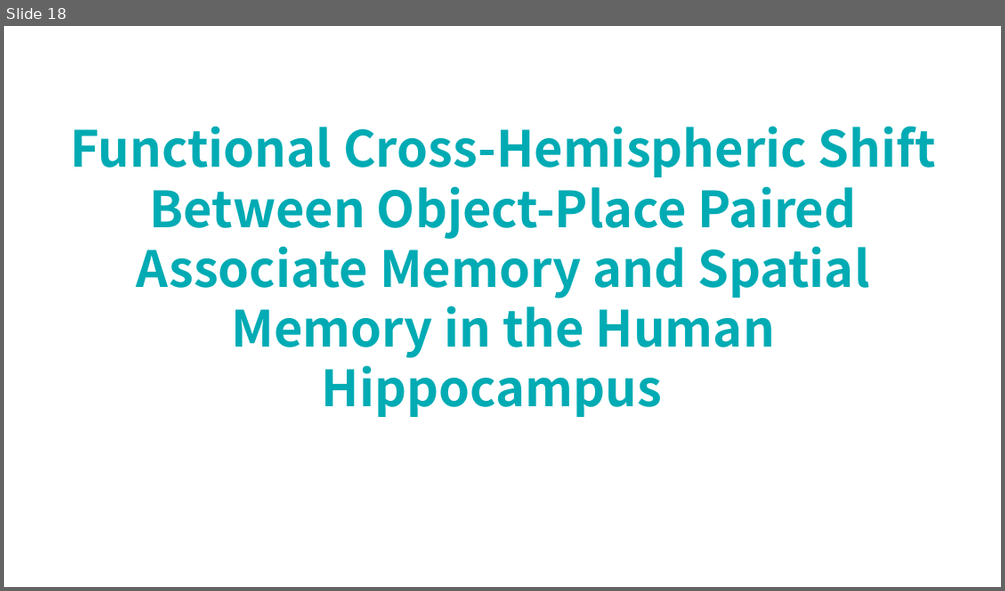
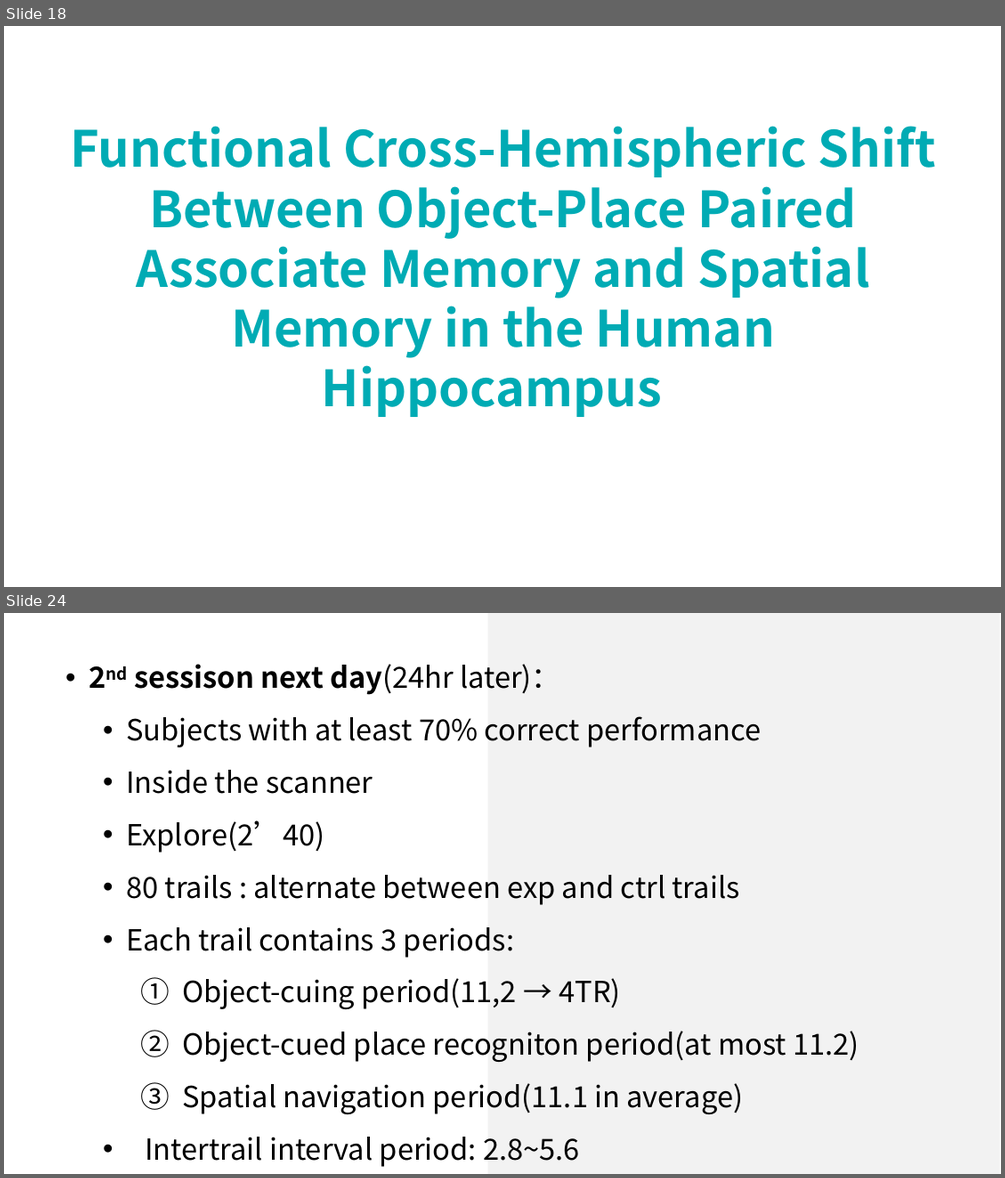
Before and after one commit to lsyoath/sheepy, a slide deck: Event/Lateralization.pptx. Shown one above the other, each under a label of ours: slide 18 before the commit, slides 18 and 24 after it; the slides between them are not shown. The pictures are 1005x591 and 1005x1178 pixels, drawn with LibreOffice and Linux fonts; fonts in the diff are those of the drawing. Boxes give left, top, right and bottom in pixels: in the first picture for what was removed or moved away, otherwise in the second. Text is boxed around its words. In the diff, an @@ line names an element or a change of style, - is before the commit and + after.

```diff
--- a/Event/Lateralization.pptx
+++ b/Event/Lateralization.pptx
@@ slide 24 added at box(4, 613, 1001, 1174), background #FFFFFF @@
@@ rectangle added at box(488, 613, 1000, 1174), fill #F2F2F2 @@
@@ text added at box(126, 664, 859, 1167), 28 pt, text #000000 @@
+• 2nd sessison next day(24hr later)：
+  • Subjects with at least 70% correct performance
+  • Inside the scanner
+  • Explore(2’40)
+  • 80 trails : alternate between exp and ctrl trails
+  • Each trail contains 3 periods:
+    1. Object-cuing period(11,2 → 4TR)
+    2. Object-cued place recogniton period(at most 11.2)
+    3. Spatial navigation period(11.1 in average)
+  • Intertrail interval period: 2.8~5.6
```
Also in this commit, not shown: 1 slide changed, 21 other slides added, 10 slides removed.
